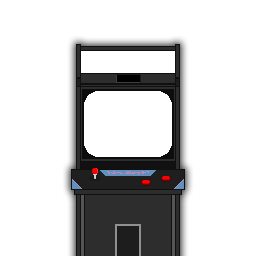
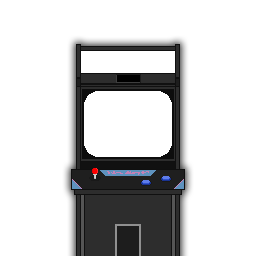
Layers edited between the first and the second (256, 256) image:
painted on "Cabinet copy" over [141, 176, 171, 185]
